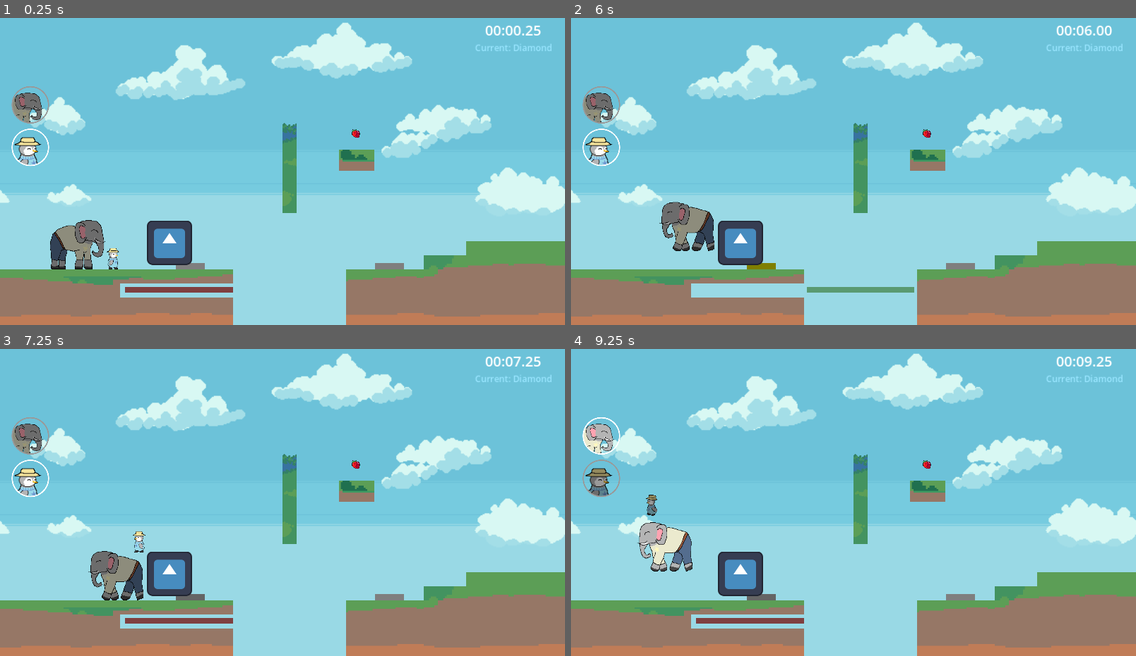
Above: before the commit, frames 1-4 (two rows, left to right).
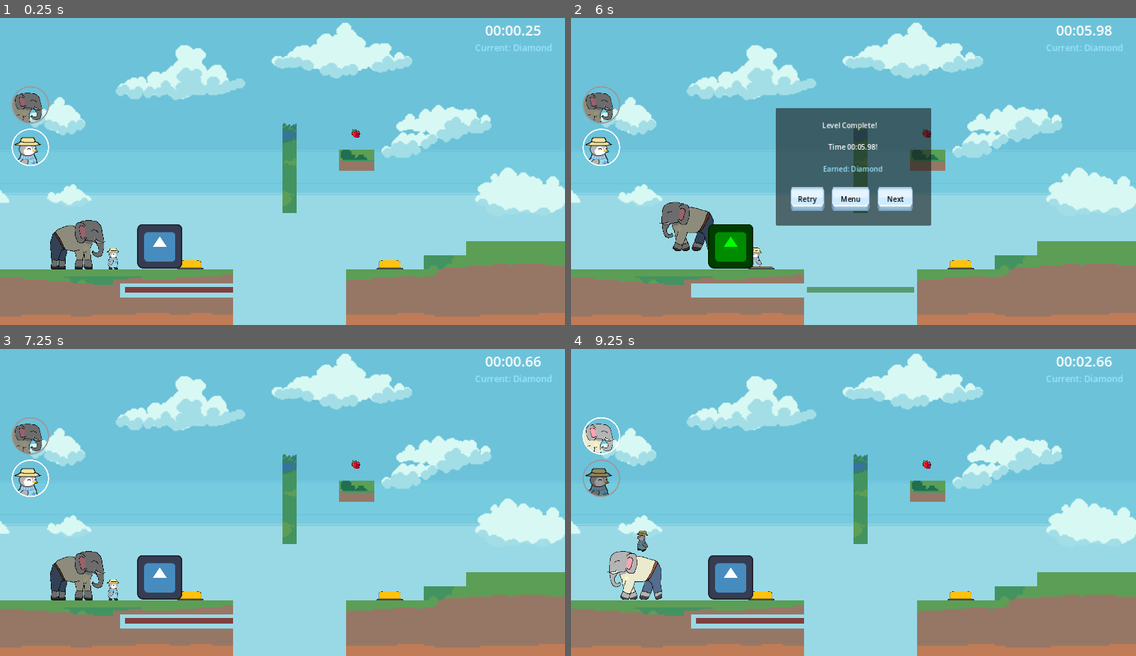
Above: after the commit, the same moments.

Repository: anthskti/SummerTrials
Game: Godot game, scene res://scenes/levels/level_1.tscn
Two runs of this game, one before a commit and one after it. Both use one fixed random seed, a clock stepped at 60 frames per second and the inputs below. This scene is started directly instead of the project's main scene. The engine's default icon, where the game draws it, is replaced by a stand-in: a white triangle on a blue panel in a dark square.
Inputs (mouse positions are in pixels of both pictures, inside the frame that each line leads up to):
- Up to frame 1 (0.25 s): no input
- Up to frame 2 (6 s): click (599, 103) at 0.5 s; click (599, 146) at 1.25 s; tap Enter at 2 s; hold D (move_right) 2.03-3.53 s; tap R (swap_character) every 0.75 s from 2.1 to 5.85 s; tap W (jump) at 2.27, 3.02, 4.52, 5.27 s; hold A (move_left) 3.53-4.28 s; hold D (move_right) 4.28-5.78 s; hold A (move_left) from 5.78 s (still down)
- Up to frame 3 (7.25 s): tap W (jump) at 6.02 s; release A (move_left) at 6.5 s; click (237, 530) at 6.5 s, where only the run after the commit has a clickable "Retry"
- Up to frame 4 (9.25 s): hold D (move_right) 7.28-8.03 s; tap R (swap_character) at 7.35, 8.1, 8.85 s; hold A (move_left) from 8.03 s (still down); tap W (jump) at 8.27, 9.02 s

The runs differ from the first frame. In frame 1, 1.3% of the frame differs, in the area x 24-72%, y 66-82%; in frame 2, 12%, in the area x 24-96%, y 2-82%; in frame 3, 3.3%; in frame 4, 3.7%.

Commit message:
fixed levelcomplete, added button animation

Diff:
--- a/scenes/level_complete.tscn
+++ b/scenes/level_complete.tscn
@@ -70,10 +70,10 @@
 anchor_top = 0.689
 anchor_right = 0.5
 anchor_bottom = 0.689
-offset_left = -75.0
-offset_top = -107.463
-offset_right = 61.0
-offset_bottom = -84.463
+offset_left = -118.0
+offset_top = -106.963
+offset_right = 115.0
+offset_bottom = -83.963
 text = "00:00:00"
 horizontal_alignment = 1
 vertical_alignment = 1
@@ -86,11 +86,11 @@
 anchor_top = 0.087
 anchor_right = 0.5
 anchor_bottom = 0.087
-offset_left = -71.0
-offset_top = 91.271
-offset_right = 55.0
-offset_bottom = 140.271
-text = "Badge Earned: --"
+offset_left = -135.0
+offset_top = 91.771
+offset_right = 132.0
+offset_bottom = 140.771
+text = "---"
 horizontal_alignment = 1
 vertical_alignment = 1
 autowrap_mode = 1
--- a/scenes/levels/level_1.tscn
+++ b/scenes/levels/level_1.tscn
@@ -7122,7 +7122,7 @@
 slide_direction = Vector2(1, 0)
 
 [node name="FinishLine" parent="." instance=ExtResource("7_fnsus")]
-position = Vector2(192, -8)
+position = Vector2(170, 0)
 
 [node name="TimerUI" parent="." groups=["timer_ui"] instance=ExtResource("8_6fk7q")]
 
--- a/scenes/pressure_plate.tscn
+++ b/scenes/pressure_plate.tscn
@@ -1,20 +1,23 @@
-[gd_scene load_steps=4 format=3 uid="uid://dghkicwgxo23l"]
+[gd_scene load_steps=5 format=3 uid="uid://dghkicwgxo23l"]
 
 [ext_resource type="Script" path="res://scripts/pressure_plate.gd" id="1_p4cmg"]
-[ext_resource type="Texture2D" uid="uid://dsu1cv1oyffoc" path="res://assets/forsprite2.png" id="2_ahd1a"]
+[ext_resource type="Texture2D" uid="uid://c8xt4muld2yt0" path="res://assets/pressureplate.png" id="2_iesqu"]
+[ext_resource type="Texture2D" uid="uid://b4rh74w63pi4p" path="res://assets/pressureplatepressed.png" id="2_ix2q3"]
 
 [sub_resource type="RectangleShape2D" id="RectangleShape2D_ijjap"]
-size = Vector2(66, 14)
+size = Vector2(52, 14)
 
 [node name="PressurePlate" type="Area2D"]
 collision_layer = 8
 collision_mask = 6
 script = ExtResource("1_p4cmg")
+unpressed_sprite = ExtResource("2_iesqu")
+pressed_sprite = ExtResource("2_ix2q3")
 
 [node name="CollisionShape2D" type="CollisionShape2D" parent="."]
 shape = SubResource("RectangleShape2D_ijjap")
 
 [node name="Sprite2D" type="Sprite2D" parent="."]
-position = Vector2(1.90735e-06, -2.98023e-08)
-scale = Vector2(4.125, 0.875)
-texture = ExtResource("2_ahd1a")
+position = Vector2(0, -4)
+scale = Vector2(0.5, 0.55)
+texture = ExtResource("2_iesqu")
--- a/scripts/game_manager.gd
+++ b/scripts/game_manager.gd
@@ -80,13 +80,12 @@
 
 func complete_level():
 	level_complete = true
-	print("Level Complete! Time: ", level_time, " seconds")
+	#print("Level Complete! Time: ", level_time, " seconds")
 
 	# Get badge from TimerUI
 	var timer_ui = get_tree().get_first_node_in_group("timer_ui")
 	var badge = "Bronze"
-	if timer_ui and timer_ui.has_method("get_badge_for_time"):
-		badge = timer_ui.get_badge_for_time(level_time)
+	badge = timer_ui.get_badge_for_time(level_time)
 
 	# Show completion popup
 	var level_complete_ui = get_tree().get_first_node_in_group("level_complete")
--- a/scripts/level_complete.gd
+++ b/scripts/level_complete.gd
@@ -23,12 +23,13 @@
 
 
 func show_completion(time: float, badge: String):
+	# Format time
 	var minutes = int(time) / 60
 	var seconds = int(time) % 60
 	var milliseconds = int((time - int(time)) * 100)
 
-	time_label.text = "%02d:%02d.%02d Timed!" % [minutes, seconds, milliseconds]
-	badge_label.text = "Badge Earned: " + badge
+	time_label.text = "Time %02d:%02d.%02d!" % [minutes, seconds, milliseconds]
+	badge_label.text = "Earned: " + badge + ""
 
 	# Color code badge
 	match badge:
--- a/scripts/pressure_plate.gd
+++ b/scripts/pressure_plate.gd
@@ -2,6 +2,9 @@
 
 # Link this to a door in the Inspector
 @export var connected_door: NodePath
+
+@export var unpressed_sprite: Texture2D  # Assign in Inspector
+@export var pressed_sprite: Texture2D    # Assign in Inspector
 
 var is_pressed: bool = false
 var bodies_on_plate: int = 0
@@ -30,9 +33,9 @@
 
 	# Visual feedback
 	if is_pressed:
-		sprite.modulate = Color(1, 1, 0, 1)  # Yellow when pressed
+		sprite.texture = pressed_sprite
 	else:
-		sprite.modulate = Color(0.8, 0.8, 0.8, 1)  # Gray when not pressed
+		sprite.texture = unpressed_sprite
 
 	# Notify door if state changed
 	if door and was_pressed != is_pressed:
--- a/scripts/timer_ui.gd
+++ b/scripts/timer_ui.gd
@@ -67,9 +67,11 @@
 	else:
 		return "Bronze"
 
+# debug
 func show_completion_badge():
 	if game_manager:
 		var final_time = game_manager.get_level_time()
 		var final_badge = get_badge_for_time(final_time)
+
 		print("Level Complete! Time: ", final_time, " Badge: ", final_badge)
 		# You can add a popup UI here later
Binary file added: assets/pressureplate.png
Not shown, added: assets/pressureplate.png.import
Binary file added: assets/pressureplatepressed.png
Not shown, added: assets/pressureplatepressed.png.import
